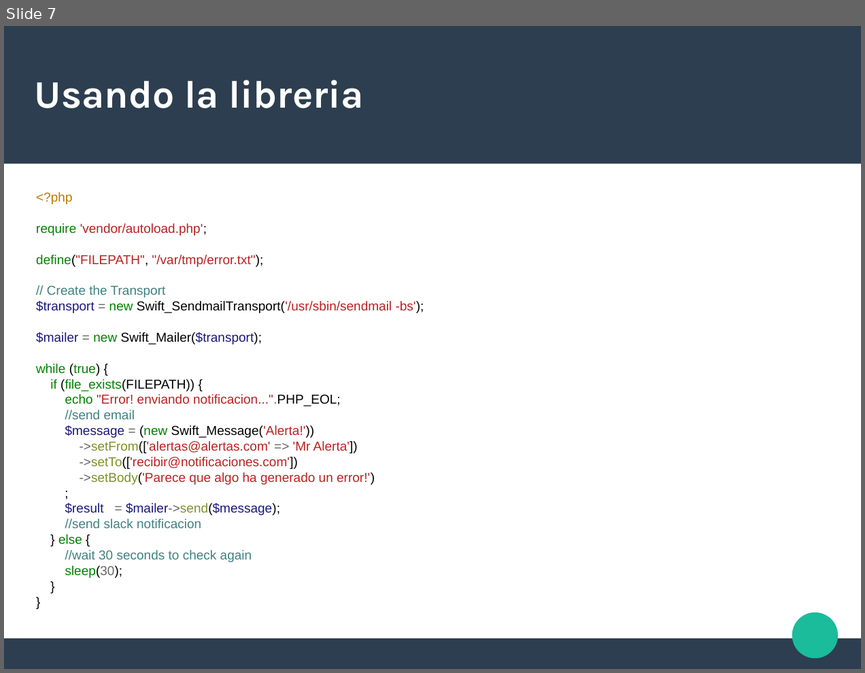
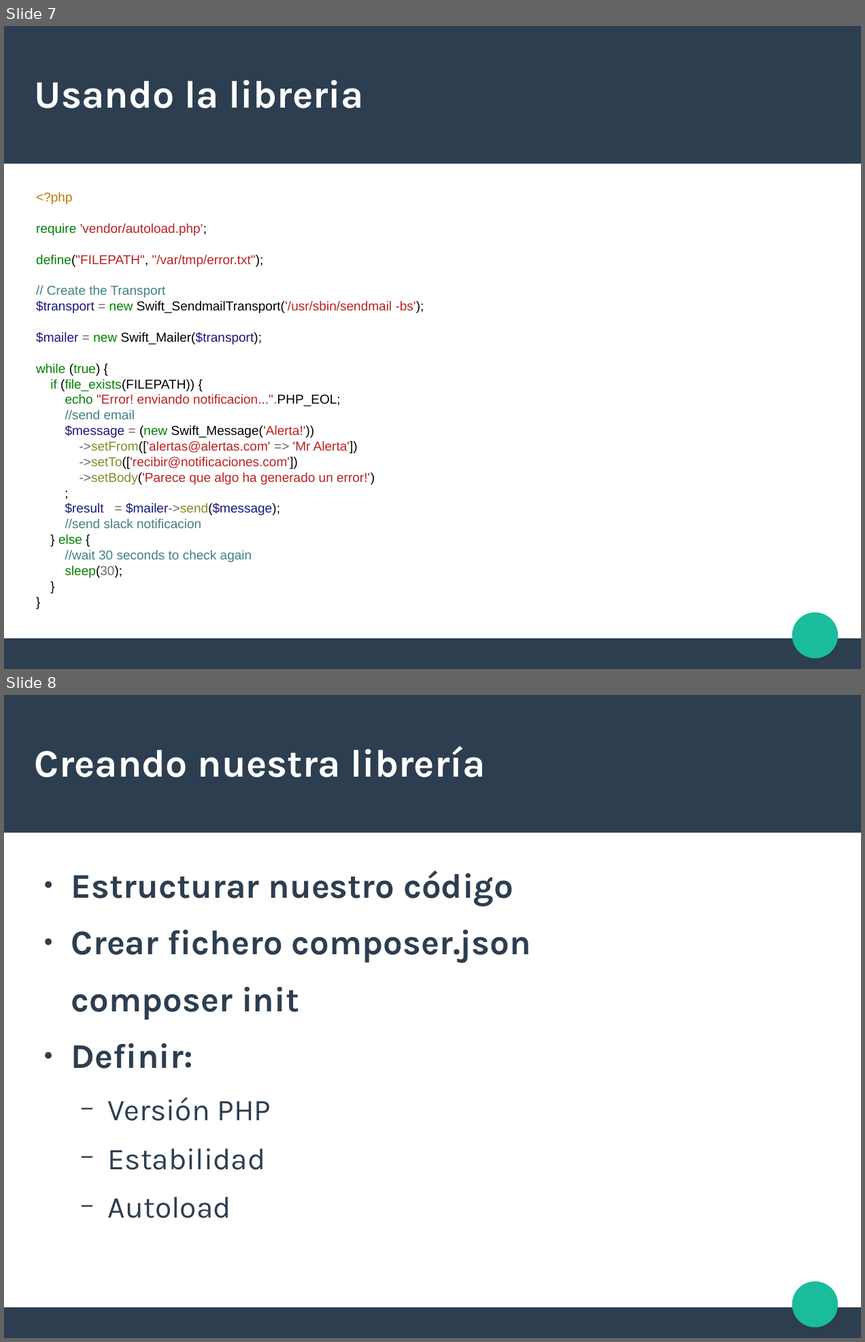
Before and after one commit to iribarren/composer_demo, a slide deck: composer2.odp. Shown one above the other, each under a label of ours: slide 7 before the commit, slides 7 and 8 after it. The pictures are 865x673 and 865x1342 pixels, drawn with LibreOffice and Linux fonts; fonts in the diff are those of the drawing. Boxes give left, top, right and bottom in pixels: in the first picture for what was removed or moved away, otherwise in the second. Text is boxed around its words. In the diff, an @@ line names an element or a change of style, - is before the commit and + after.

```diff
--- a/composer2.odp
+++ b/composer2.odp
@@ slide 8 added at [4, 695, 861, 1338], background #FFFFFF; not listed: 3 template elements that a slide beside it also shows @@
@@ title added at [35, 746, 485, 777], 36 pt, text #FFFFFF, bold @@
+Creando nuestra librería
@@ text added at [71, 870, 531, 1218], 32 pt, text #2C3E50, bold @@
+● Estructurar nuestro código
+● Crear fichero composer.json
+composer init
+● Definir:
+  − Versión PHP
+  − Estabilidad
+  − Autoload
```
Also in this commit, not shown: 2 other slides added.
